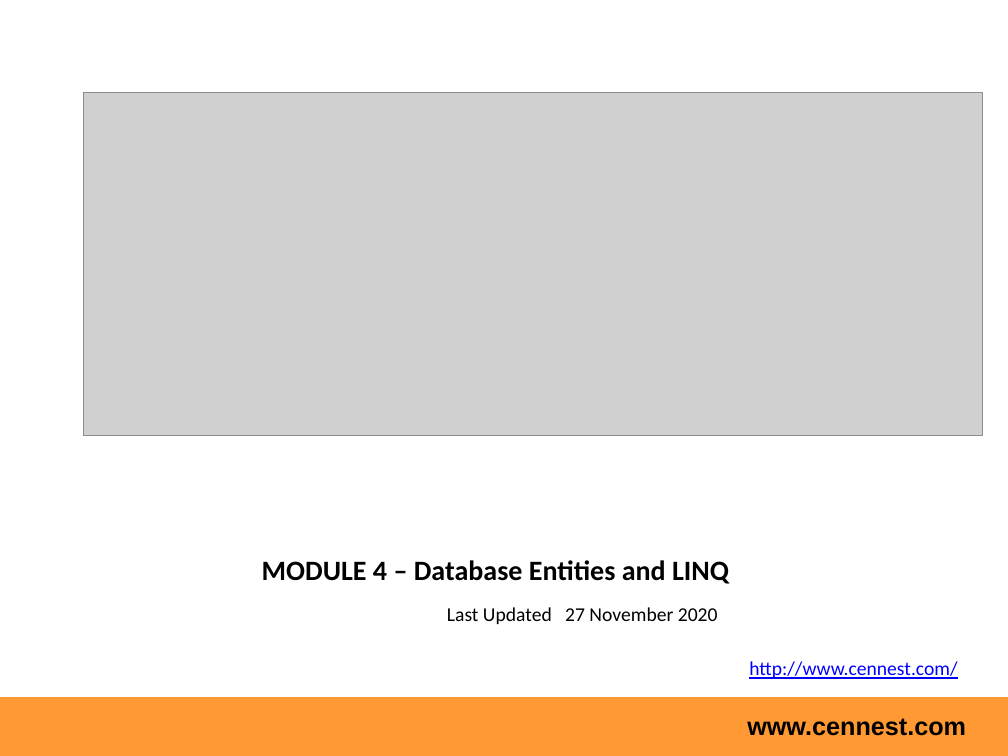
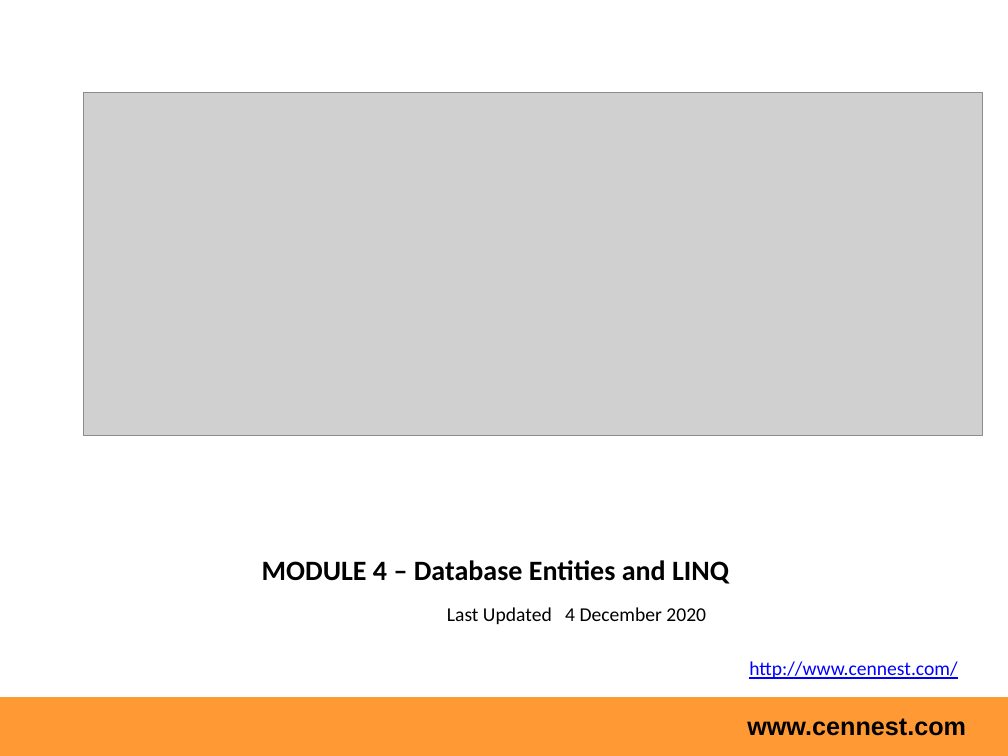
Before and after one commit to shri0915/LINQ_Assignment, a slide deck: slide 1 of Module4.pptx. Drawn at 1008x756 pixels with LibreOffice and Linux fonts; fonts in the diff are those of the drawing; grey boxes stand for pictures; background and template pictures are left out. Boxes give left, top, right and bottom in pixels: in the first picture for what was removed or moved away, otherwise in the second. Text is boxed around its words. In the diff, an @@ line names an element or a change of style, - is before the commit and + after.

```diff
--- a/Module4.pptx
+++ b/Module4.pptx
@@ text at [447, 607, 706, 624]: text changed @@
-Last Updated 27 November 2020
+Last Updated 4 December 2020
```
Also in this commit, not shown: 2 other files.
